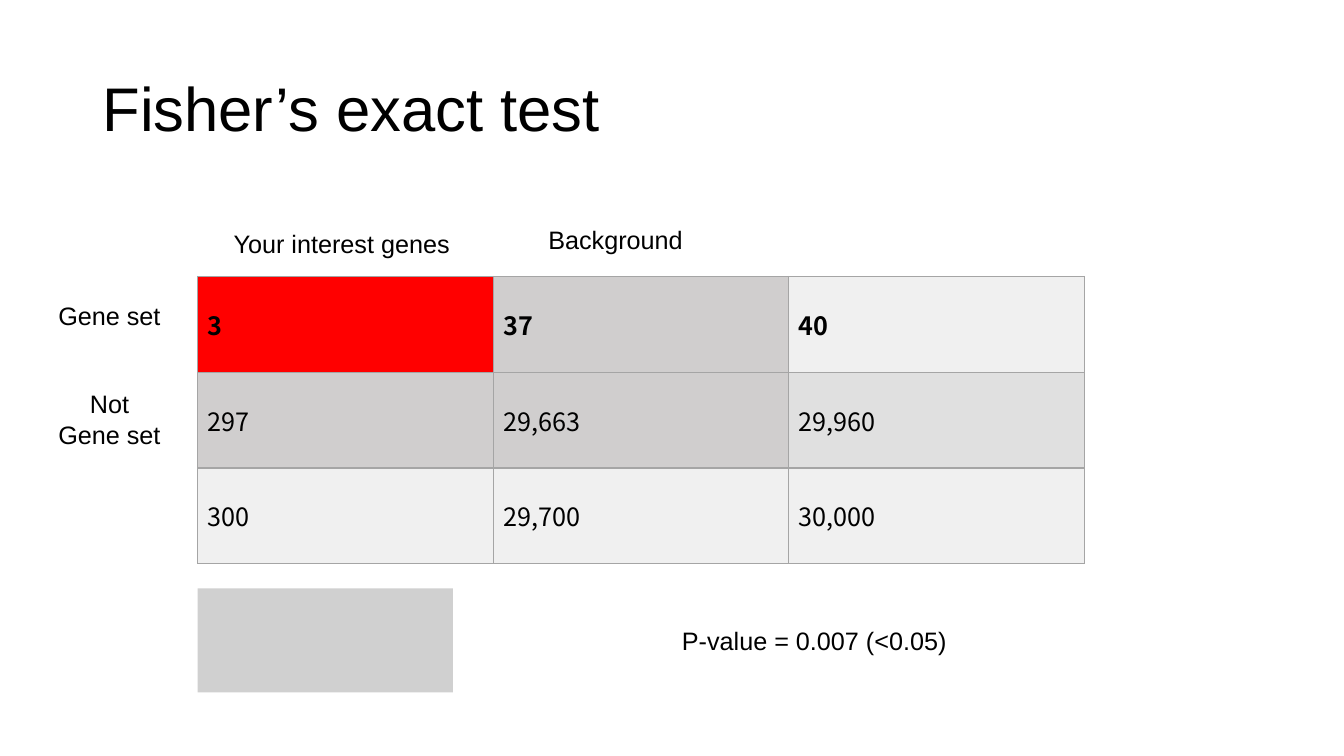
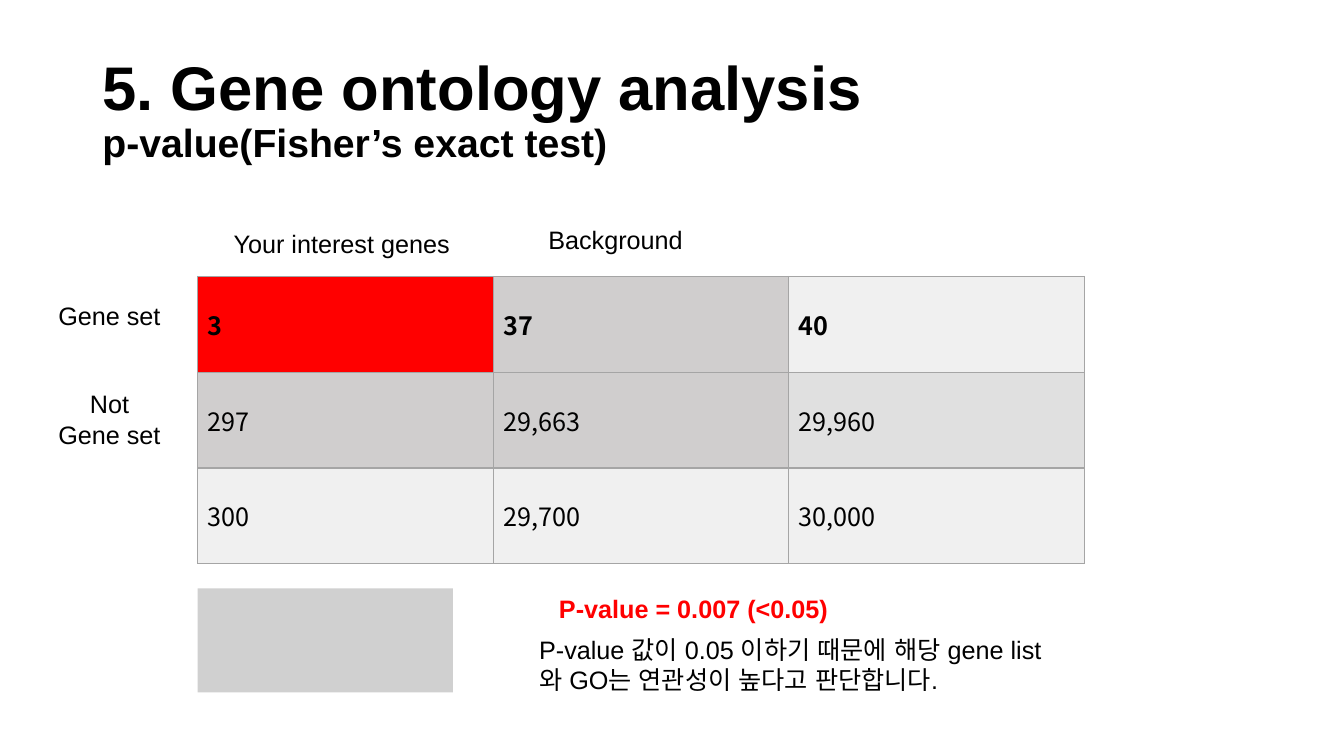
Before and after one commit to Khreat0205/Education_BulkRNAseq, a slide deck: slide 8 of Presentation/5. Gene Ontology analysis.pptx (slide 6 before the commit). Drawn at 1344x756 pixels with LibreOffice and Linux fonts; fonts in the diff are those of the drawing; grey boxes stand for pictures. Boxes give left, top, right and bottom in pixels: in the first picture for what was removed or moved away, otherwise in the second. Text is boxed around its words. In the diff, an @@ line names an element or a change of style, - is before the commit and + after.

```diff
--- a/Presentation/5. Gene Ontology analysis.pptx
+++ b/Presentation/5. Gene Ontology analysis.pptx
@@ title at <box>102,65,862,165</box>: text changed; size 44 to 28 pt; bold on @@
-Fisher’s exact test
+5. Gene ontology analysis
+p-value(Fisher’s exact test)
@@ text "P-value = 0.007 (<0.05)": place and size @@
-text "P-value = 0.007 (<0.05)" at <box>682,631,946,655</box>
+text "P-value = 0.007 (<0.05)" at <box>559,599,827,624</box>
@@ text "P-value = 0.007 (<0.05)" at <box>559,599,827,624</box>: text colour #000000 to #FF0000, bold on @@
@@ text added at <box>539,638,1042,691</box>, 18 pt, text #000000 @@
+P-value 값이 0.05 이하기 때문에 해당 gene list 와 GO는 연관성이 높다고 판단합니다.
```
Also in this commit, not shown: 7 other slides changed, 5 slides added, 3 slides removed.
